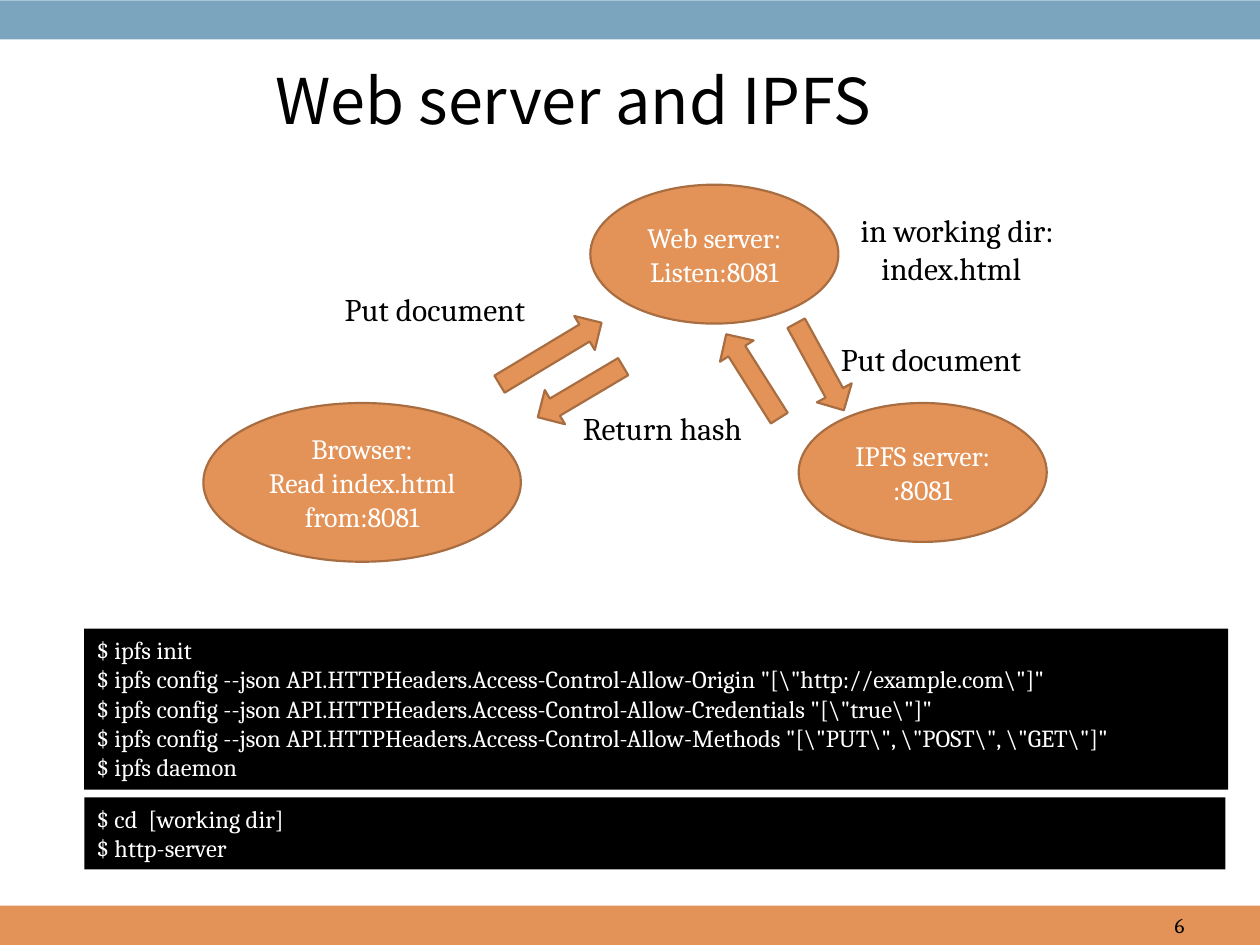
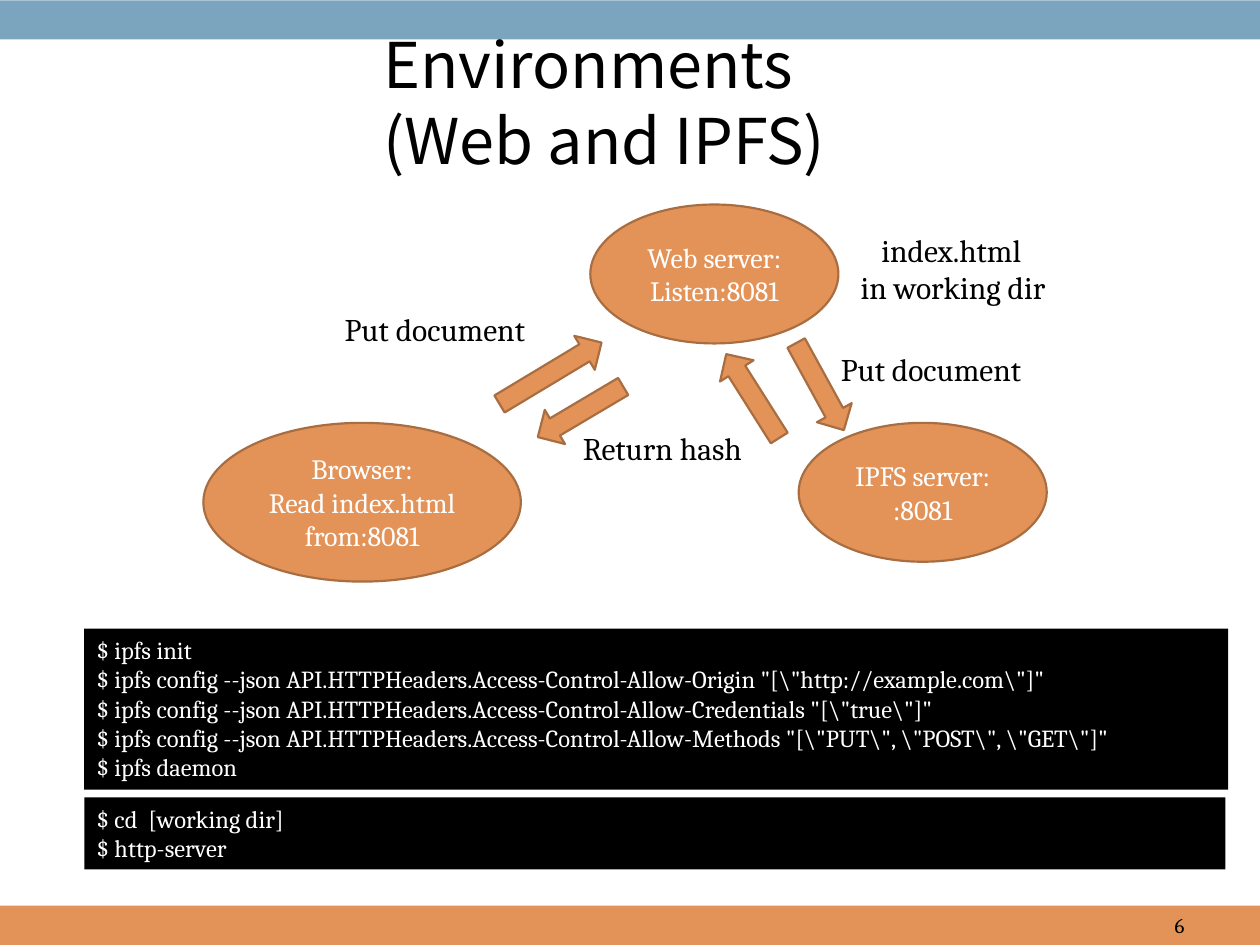
Before and after one commit to hdbaek/NotUsed, a slide deck: slide 6 of AgendaHandling.pptx. Drawn at 1260x945 pixels with LibreOffice and Linux fonts; fonts in the diff are those of the drawing; background and template pictures are left out. Boxes give left, top, right and bottom in pixels: in the first picture for what was removed or moved away, otherwise in the second. Text is boxed around its words. In the diff, an @@ line names an element or a change of style, - is before the commit and + after.

```diff
--- a/AgendaHandling.pptx
+++ b/AgendaHandling.pptx
@@ text at [383,24,826,176]: text changed @@
-Web server and IPFS
+Environments
+(Web and IPFS)
@@ text "index.html": place and size @@
-text "index.html" at [861,220,1054,281]
+text "index.html" at [861,240,1046,306]
@@ text at [861,220,1054,249]: paragraph removed @@
-in working dir:
@@ text at [861,277,1046,306]: paragraph added @@
+in working dir
@@ 3 ellipses, 3 down arrows, 2 texts, 1 right arrow: place and size @@
-3 ellipses, 3 down arrows, 2 texts, 1 right arrow at [203,185,1047,562]
+3 ellipses, 3 down arrows, 2 texts, 1 right arrow at [203,204,1047,582]
@@ text "Put document": place and size @@
-text "Put document" at [841,349,1021,372]
+text "Put document" at [841,359,1021,382]
```
Also in this commit, not shown: 6 other slides changed.
